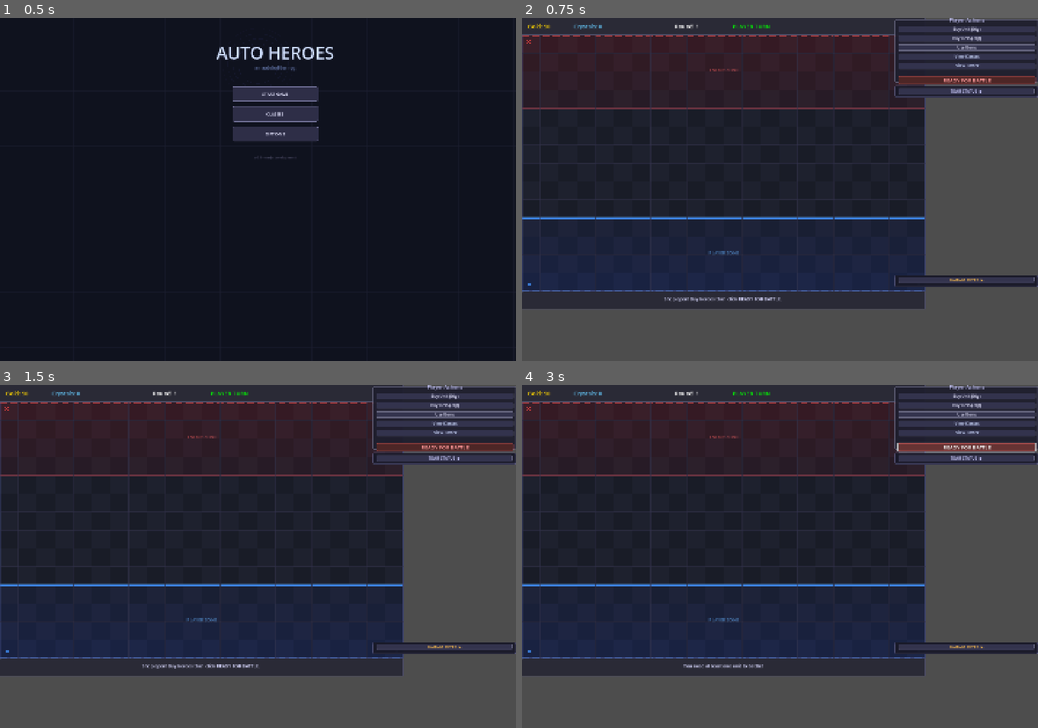
Above: before the commit, frames 1-4 (two rows, left to right).
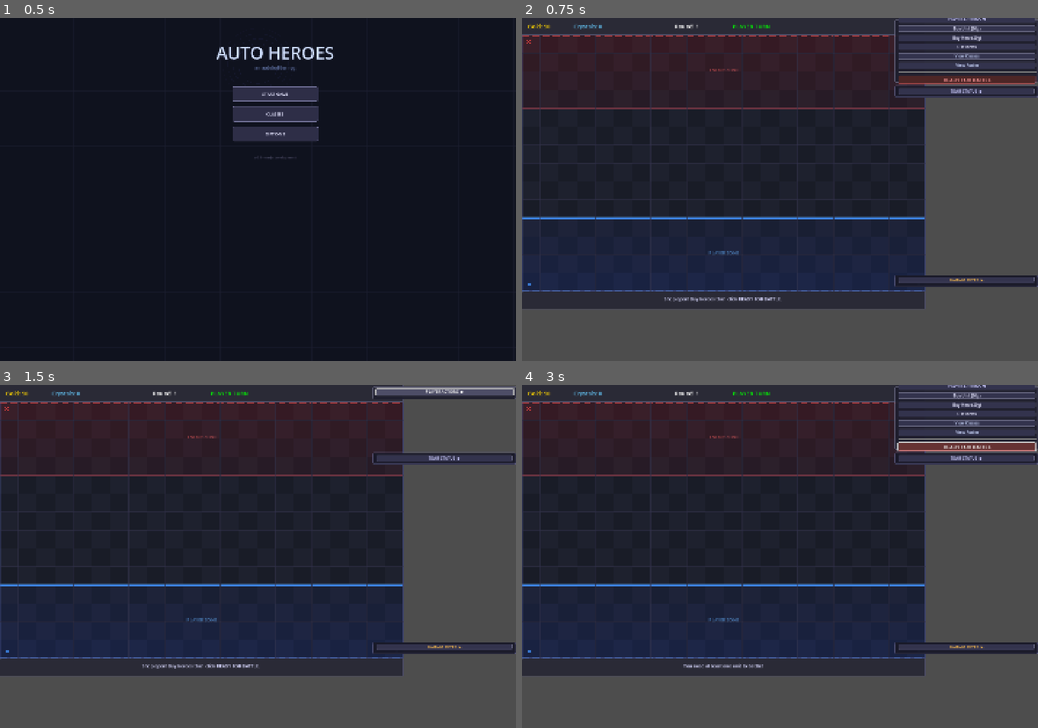
Above: after the commit, the same moments.

Repository: iceie2/autobattler-rpg
Game: Godot game, scene res://scenes/main_menu.tscn
Same seed, same stepped clock (60 frames per second), same inputs: the game is played once before the commit and once after it.
Inputs (mouse positions are in pixels of both pictures, inside the frame that each line leads up to):
- Up to frame 1 (0.5 s): no input
- Up to frame 2 (0.75 s): click "START GAME" at 0.5 s
- Up to frame 3 (1.5 s): click (443, 388) at 1.25 s, where only the run after the commit has a clickable "PLAYER ACTIONS ▼"
- Up to frame 4 (3 s): click (965, 391) at 2 s, where only the run after the commit has a clickable "PLAYER ACTIONS ▶"; click "READY FOR BATTLE" at 2.75 s

Frame 1 is identical in both runs. In frame 2, 1.5% of the frame differs, in the area x 73-100%, y 0-20%; in frame 3, 4.7%, in the area x 72-100%, y 0-20%; in frame 4, 1.7%.

Commit message:
Add enemy sprites, collapse Player Actions, drag all 3 panels
ENEMY SPRITES:
- tools/create_enemy_sprites.py uses PIL to generate tinted LPC sheets:
  goblin (3 variants, vivid green warrior tint)
  goblin_archer (3 variants, dark olive archer tint)
  hill_giant (1 variant, desaturated stone-grey warrior)
- EnemyFactory sets set_meta('sprite_folder') on each unit so visual_unit
  loads the right sheet instead of the class default
- visual_unit now checks sprite_folder metadata before class-based lookup;
  hill_giant returns variant count 1 to avoid index-out-of-range

PLAYER ACTIONS PANEL:
- Title Label → ActionToggleBtn (same style as Team Status toggle)
- Starts expanded; click to collapse/expand, arrow flips ▼/▶

DRAGGABLE PANELS:
- All 3 panels (Player Actions, Team Status, Damage Meter) are now
  draggable — click and drag anywhere on the panel to reposition it
- _make_panel_drag_handler() returns a closure bound to the target
  panel so a single helper covers all three cases cleanly

Co-Authored-By: Claude Sonnet 4.6 <noreply@anthropic.com>

Diff:
--- a/scenes/main_game.tscn
+++ b/scenes/main_game.tscn
@@ -223,11 +223,13 @@
 grow_vertical = 2
 theme_override_constants/separation = 10
 
-[node name="Title" type="Label" parent="UI/ActionPanel/VBoxContainer"]
-layout_mode = 2
-theme_override_font_sizes/font_size = 18
-text = "Player Actions"
-horizontal_alignment = 1
+[node name="ActionToggleBtn" type="Button" parent="UI/ActionPanel/VBoxContainer"]
+layout_mode = 2
+theme_override_font_sizes/font_size = 14
+text = "PLAYER ACTIONS  ▼"
+theme_override_styles/normal = SubResource("ButtonNormal")
+theme_override_styles/hover = SubResource("ButtonHover")
+theme_override_styles/pressed = SubResource("ButtonPressed")
 theme_override_colors/font_color = Color(0.8, 0.8, 1, 1)
 
 [node name="ChangeElementBtn" type="Button" parent="UI/ActionPanel/VBoxContainer"]
--- a/scripts/enemy_factory.gd
+++ b/scripts/enemy_factory.gd
@@ -21,6 +21,7 @@
 	u.gold_reward     = 15
 	u.crystal_reward  = 0
 	u.sprite_variant  = randi() % 3
+	u.set_meta("sprite_folder", "goblin")
 	if lvl > 1: u.set_level(lvl)
 	return u
 
@@ -44,6 +45,7 @@
 	u.gold_reward     = 15
 	u.crystal_reward  = 0
 	u.sprite_variant  = randi() % 3
+	u.set_meta("sprite_folder", "goblin_archer")
 	if lvl > 1: u.set_level(lvl)
 	return u
 
@@ -68,6 +70,7 @@
 	u.gold_reward     = 60
 	u.crystal_reward  = 2
 	u.sprite_variant  = 0
+	u.set_meta("sprite_folder", "hill_giant")
 	u.skill_name      = "Boulder Smash"
 	u.skill_damage_multiplier = 2.0
 	u.skill_range     = 2
--- a/scripts/main_game.gd
+++ b/scripts/main_game.gd
@@ -12,12 +12,18 @@
 @onready var state_label = $UI/TopBar/StateLabel
 @onready var info_label = $UI/BottomBar/InfoLabel
 
+@onready var action_panel       = $UI/ActionPanel
+@onready var action_toggle_btn  = $UI/ActionPanel/VBoxContainer/ActionToggleBtn
 @onready var change_element_btn = $UI/ActionPanel/VBoxContainer/ChangeElementBtn
-@onready var spawn_hero_btn = $UI/ActionPanel/VBoxContainer/spawn_heroBtn
-@onready var use_items_btn = $UI/ActionPanel/VBoxContainer/UseItemsBtn
-@onready var classes_btn = $UI/ActionPanel/VBoxContainer/ClassesBtn
-@onready var roster_btn = $UI/ActionPanel/VBoxContainer/RosterBtn
-@onready var ready_btn = $UI/ActionPanel/VBoxContainer/ReadyBtn
+@onready var spawn_hero_btn     = $UI/ActionPanel/VBoxContainer/spawn_heroBtn
+@onready var use_items_btn      = $UI/ActionPanel/VBoxContainer/UseItemsBtn
+@onready var classes_btn        = $UI/ActionPanel/VBoxContainer/ClassesBtn
+@onready var roster_btn         = $UI/ActionPanel/VBoxContainer/RosterBtn
+@onready var ready_btn          = $UI/ActionPanel/VBoxContainer/ReadyBtn
+
+const ACTION_PANEL_EXPANDED_BOTTOM  := 226.415
+const ACTION_PANEL_COLLAPSED_BOTTOM := 52.0
+var _action_panel_expanded := true
 
 # Team status panel
 @onready var team_stats_panel = $UI/TeamStatsPanel
@@ -163,11 +169,17 @@
 	ready_btn.pressed.connect(_on_ready_pressed)
 	details_close_btn.pressed.connect(_on_details_close_pressed)
 	unit_details_panel.gui_input.connect(_on_details_panel_input)
+	action_toggle_btn.pressed.connect(_on_action_toggle)
 	team_toggle_btn.pressed.connect(_on_team_toggle)
 	_set_team_panel_content_visible(false)
 	dm_toggle_btn.pressed.connect(_on_dm_toggle)
 	dm_ally_btn.pressed.connect(func(): _dm_show_allies = true;  _rebuild_damage_meter())
 	dm_enemy_btn.pressed.connect(func(): _dm_show_allies = false; _rebuild_damage_meter())
+
+	# All three panels are draggable
+	action_panel.gui_input.connect(_make_panel_drag_handler(action_panel))
+	team_stats_panel.gui_input.connect(_make_panel_drag_handler(team_stats_panel))
+	damage_meter_panel.gui_input.connect(_make_panel_drag_handler(damage_meter_panel))
 
 	var cm_scene := load("res://scenes/character_menu.tscn") as PackedScene
 	_character_menu = cm_scene.instantiate() as CharacterMenu
@@ -531,6 +543,24 @@
 func _on_details_close_pressed() -> void:
 	unit_details_panel.visible = false
 
+func _on_action_toggle() -> void:
+	_action_panel_expanded = not _action_panel_expanded
+	var vbox := action_panel.get_node("VBoxContainer")
+	# Hide everything except the toggle button (child 0)
+	for i in range(1, vbox.get_child_count()):
+		vbox.get_child(i).visible = _action_panel_expanded
+	action_toggle_btn.text = "PLAYER ACTIONS  %s" % ("▼" if _action_panel_expanded else "▶")
+	action_panel.offset_bottom = ACTION_PANEL_EXPANDED_BOTTOM if _action_panel_expanded else ACTION_PANEL_COLLAPSED_BOTTOM
+
+# Shared draggable panel handler — returns a callable bound to the given panel
+func _make_panel_drag_handler(panel: Control) -> Callable:
+	var dragging := [false]
+	return func(event: InputEvent) -> void:
+		if event is InputEventMouseButton and event.button_index == MOUSE_BUTTON_LEFT:
+			dragging[0] = event.pressed
+		elif event is InputEventMouseMotion and dragging[0]:
+			panel.position += event.relative
+
 func _on_dm_toggle() -> void:
 	_dm_expanded = not _dm_expanded
 	dm_tab_row.visible = _dm_expanded
--- a/scripts/visual_unit.gd
+++ b/scripts/visual_unit.gd
@@ -38,6 +38,12 @@
 		UnitBase.UnitClass.HEADHUNTER: return "archer"
 		_: return ""
 
+func get_enemy_sprite_override() -> String:
+	# Enemy units can override the class-based folder via metadata
+	if has_meta("sprite_folder"):
+		return str(get_meta("sprite_folder"))
+	return ""
+
 
 func _ready():
 	super._ready()
@@ -68,12 +74,16 @@
 	update_visuals()
 
 
+func _sprite_variant_count(folder: String) -> int:
+	if folder == "hill_giant": return 1
+	return 3
+
 func _setup_lpc_sprite() -> void:
-	var folder = get_class_sprite_folder()
+	var folder: String = get_meta("sprite_folder") if has_meta("sprite_folder") else get_class_sprite_folder()
 	if folder == "":
 		return
-
-	var sprite_path = "res://assets/sprites/generated/%s/%d" % [folder, sprite_variant]
+	var v: int = sprite_variant % _sprite_variant_count(folder)
+	var sprite_path: String = "res://assets/sprites/generated/%s/%d" % [folder, v]
 
 	var lpc = LPCAnimatedSprite2D.new()
 	lpc.sprite_frames = SpriteFrames.new()
Binary file added: assets/sprites/generated/goblin/0/single.png
Not shown, added: assets/sprites/generated/goblin/0/single.png.import
Binary file added: assets/sprites/generated/goblin/1/single.png
Not shown, added: assets/sprites/generated/goblin/1/single.png.import
Binary file added: assets/sprites/generated/goblin/2/single.png
Not shown, added: assets/sprites/generated/goblin/2/single.png.import
Binary file added: assets/sprites/generated/goblin_archer/0/single.png
Not shown, added: assets/sprites/generated/goblin_archer/0/single.png.import
Binary file added: assets/sprites/generated/goblin_archer/1/single.png
Not shown, added: assets/sprites/generated/goblin_archer/1/single.png.import
Binary file added: assets/sprites/generated/goblin_archer/2/single.png
Not shown, added: assets/sprites/generated/goblin_archer/2/single.png.import
(and 3 more such lines)
